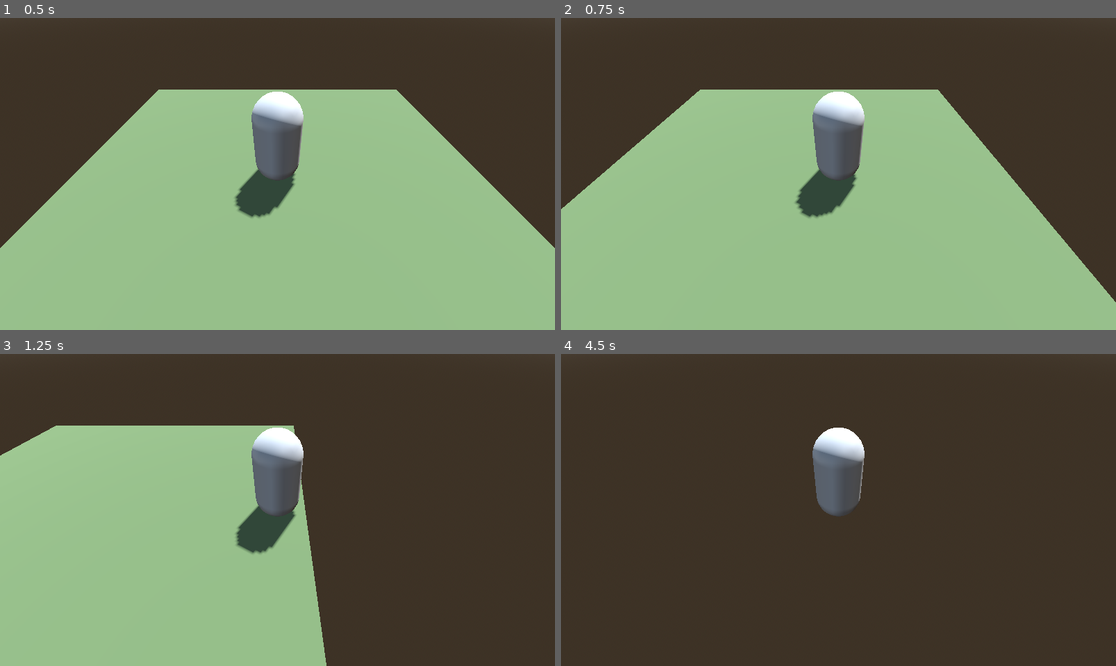
Above: before the commit, frames 1-4 (two rows, left to right).
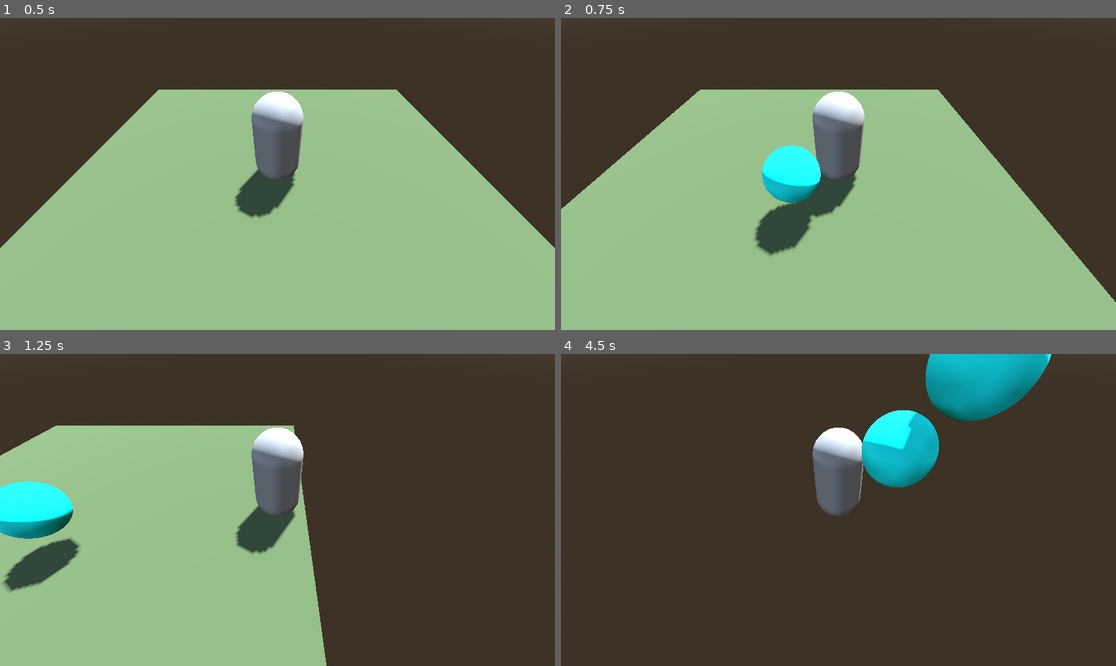
Above: after the commit, the same moments.

Repository: Scrawach/wild-magic
Game: Godot game, scene res://game.tscn
Two runs of this game, one before a commit and one after it. Both use one fixed random seed, a clock stepped at 60 frames per second and the inputs below. The project has no main scene, so this scene is started directly.
Inputs:
- Up to frame 1 (0.5 s): no input
- Up to frame 2 (0.75 s): tap Enter (cast) at 0.5, 0.6 s; hold D (move_right) from 0.53 s (still down)
- Up to frame 3 (1.25 s): keep holding D (move_right)
- Up to frame 4 (4.5 s): release D (move_right) at 1.28 s; hold S (move_backward) 1.28-2.03 s; tap Enter (cast) at 1.35, 2.1, 2.85, 3.5, 3.6, 4.35 s; tap Space at 2, 4.25 s; hold D (move_right) 2.03-2.78 s; hold W (move_forward) 2.78-3.53 s; hold A (move_left) from 3.53 s (still down)

Frame 1 is identical in both runs. In frame 2, 2.7% of the frame differs, in the area x 34-47%, y 40-77%; in frame 3, 3.3%; in frame 4, 6.4%, in the area x 54-89%, y 0-43%.

Commit message:
feat: simple spell name parsing and spawning target spell

Diff:
--- a/src/gameplay/hero/hero.tscn
+++ b/src/gameplay/hero/hero.tscn
@@ -6,6 +6,8 @@
 [ext_resource type="Script" uid="uid://d1remwgex0e1x" path="res://gameplay/hero/input/player_input.gd" id="3_14oge"]
 [ext_resource type="Script" uid="uid://cd6gd2tp3e5rx" path="res://gameplay/hero/states/hero_movment_state.gd" id="3_lkv0r"]
 [ext_resource type="Script" uid="uid://ddqf4deh1y3f8" path="res://gameplay/hero/states/hero_cast_state.gd" id="4_drp30"]
+[ext_resource type="Script" uid="uid://be6xpb42woy0l" path="res://gameplay/spells/spell_caster.gd" id="7_ygv0y"]
+[ext_resource type="PackedScene" uid="uid://c1s2gmv6fxr4a" path="res://gameplay/spells/target_spell.tscn" id="8_favdm"]
 
 [sub_resource type="CapsuleShape3D" id="CapsuleShape3D_8eafk"]
 
@@ -26,6 +28,10 @@
 transform = Transform3D(1, 0, 0, 0, 1, 0, 0, 0, 1, 0, 2, 0)
 visible = false
 
+[node name="Spell Point" type="Marker3D" parent="."]
+transform = Transform3D(1, 0, 0, 0, 1, 0, 0, 0, 1, 0, 1, 1)
+gizmo_extents = 1.0
+
 [node name="StateMachine" type="Node" parent="." node_paths=PackedStringArray("initial_state")]
 script = ExtResource("2_yer6i")
 initial_state = NodePath("HeroMovementState")
@@ -37,12 +43,20 @@
 input = NodePath("../../PlayerInput")
 metadata/_custom_type_script = "uid://cd6gd2tp3e5rx"
 
-[node name="HeroCastState" type="Node" parent="StateMachine" node_paths=PackedStringArray("input", "console")]
+[node name="HeroCastState" type="Node" parent="StateMachine" node_paths=PackedStringArray("input", "console", "caster")]
 script = ExtResource("4_drp30")
 input = NodePath("../../PlayerInput")
 console = NodePath("../../Magic Console")
+caster = NodePath("../../SpellCaster")
 metadata/_custom_type_script = "uid://ddqf4deh1y3f8"
 
 [node name="PlayerInput" type="Node" parent="."]
 script = ExtResource("3_14oge")
 metadata/_custom_type_script = "uid://d1remwgex0e1x"
+
+[node name="SpellCaster" type="Node" parent="." node_paths=PackedStringArray("caster", "spell_point")]
+script = ExtResource("7_ygv0y")
+caster = NodePath("..")
+spell_point = NodePath("../Spell Point")
+target_spell = ExtResource("8_favdm")
+metadata/_custom_type_script = "uid://be6xpb42woy0l"
--- a/src/gameplay/hero/states/hero_cast_state.gd
+++ b/src/gameplay/hero/states/hero_cast_state.gd
@@ -3,6 +3,7 @@
 
 @export var input: PlayerInput
 @export var console: MagicConsole
+@export var caster: SpellCaster
 
 func enter() -> void:
 	console.enable()
@@ -12,6 +13,5 @@
 
 func process(delta: float) -> void:
 	if input.is_casting():
-		var spell: String = console.get_spell()
-		print("casted: %s" % spell)
+		caster.cast(console.get_spell())
 		state_machine.enter(HeroMovementState)
--- /dev/null
+++ b/src/gameplay/spells/spell.gd
@@ -0,0 +1,9 @@
+class_name Spell
+extends RefCounted
+
+var full_name: String
+var element: String
+var form: String
+
+func _to_string() -> String:
+	return "%s - %s" % [element, form]
--- /dev/null
+++ b/src/gameplay/spells/spell_caster.gd
@@ -0,0 +1,45 @@
+class_name SpellCaster
+extends Node
+
+signal error(reason: String)
+
+@export var caster: Node3D
+@export var spell_point: Node3D
+@export var target_spell: PackedScene
+
+var elements: Array[String] = [
+	"fire", "water", "ice", "earth"
+]
+
+var forms: Array[String] = [
+	"ball", "blast", "skin", "shield", "heal"
+]
+
+func cast(spell_name: String) -> void:
+	print("cast: %s" % parse_spell(spell_name))
+
+	var parsed_spell: Spell = parse_spell(spell_name)
+	var spell: TargetSpell = target_spell.instantiate()
+	caster.get_parent().add_child(spell)
+	spell.global_position = spell_point.global_position
+
+	if parsed_spell.element == "fire":
+		spell.initialize(Color.RED)
+	else:
+		spell.initialize(Color.AQUA)
+
+func parse_spell(spell_name: String) -> Spell:
+	var spell := Spell.new()
+	spell.full_name = spell_name
+
+	for element in elements:
+		if spell_name.begins_with(element):
+			spell.element = element
+			break
+
+	for form in forms:
+		if spell_name.ends_with(form):
+			spell.form = form
+			break
+
+	return spell
--- /dev/null
+++ b/src/gameplay/spells/target_spell.gd
@@ -0,0 +1,8 @@
+class_name TargetSpell
+extends Node3D
+
+@onready var mesh: MeshInstance3D = $MeshInstance3D
+
+func initialize(color: Color) -> void:
+	var material = mesh.get_active_material(0)
+	material.albedo_color = color
--- /dev/null
+++ b/src/gameplay/spells/target_spell.tscn
@@ -0,0 +1,15 @@
+[gd_scene load_steps=4 format=3 uid="uid://c1s2gmv6fxr4a"]
+
+[ext_resource type="Script" uid="uid://5qnkwl8afg0g" path="res://gameplay/spells/target_spell.gd" id="1_n2ixj"]
+
+[sub_resource type="SphereMesh" id="SphereMesh_dv8cy"]
+
+[sub_resource type="StandardMaterial3D" id="StandardMaterial3D_n2ixj"]
+resource_local_to_scene = true
+
+[node name="Target Spell" type="Node3D"]
+script = ExtResource("1_n2ixj")
+
+[node name="MeshInstance3D" type="MeshInstance3D" parent="."]
+mesh = SubResource("SphereMesh_dv8cy")
+surface_material_override/0 = SubResource("StandardMaterial3D_n2ixj")
Not shown: 1 places in src/gameplay/hero/hero.tscn that only renumber resources
Not shown, added: src/gameplay/spells/spell.gd.uid
Not shown, added: src/gameplay/spells/spell_caster.gd.uid
Not shown, added: src/gameplay/spells/target_spell.gd.uid
